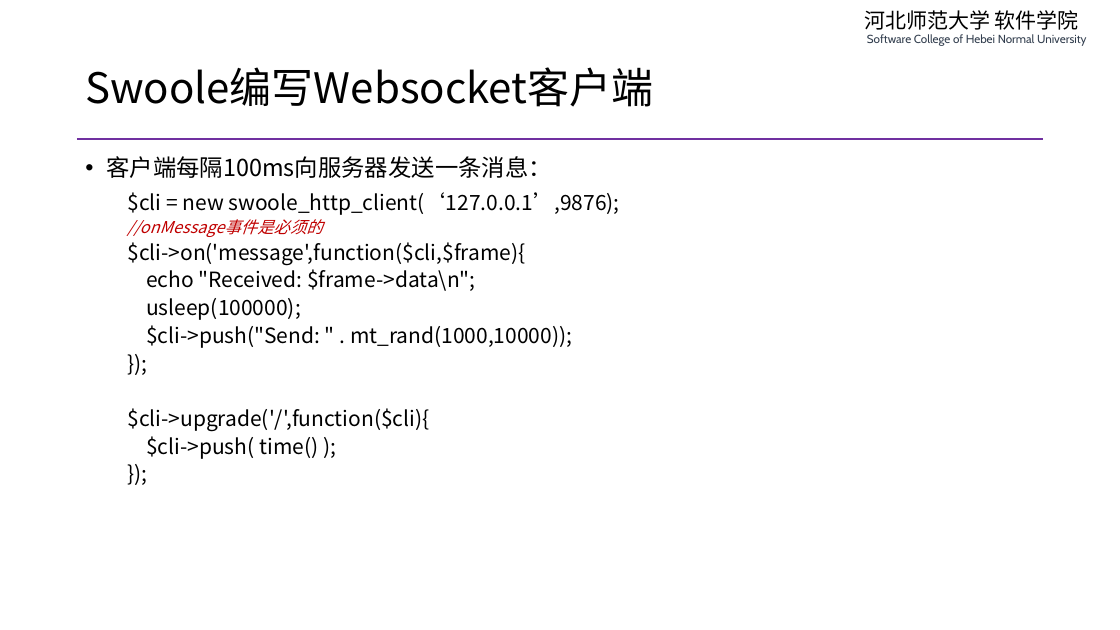
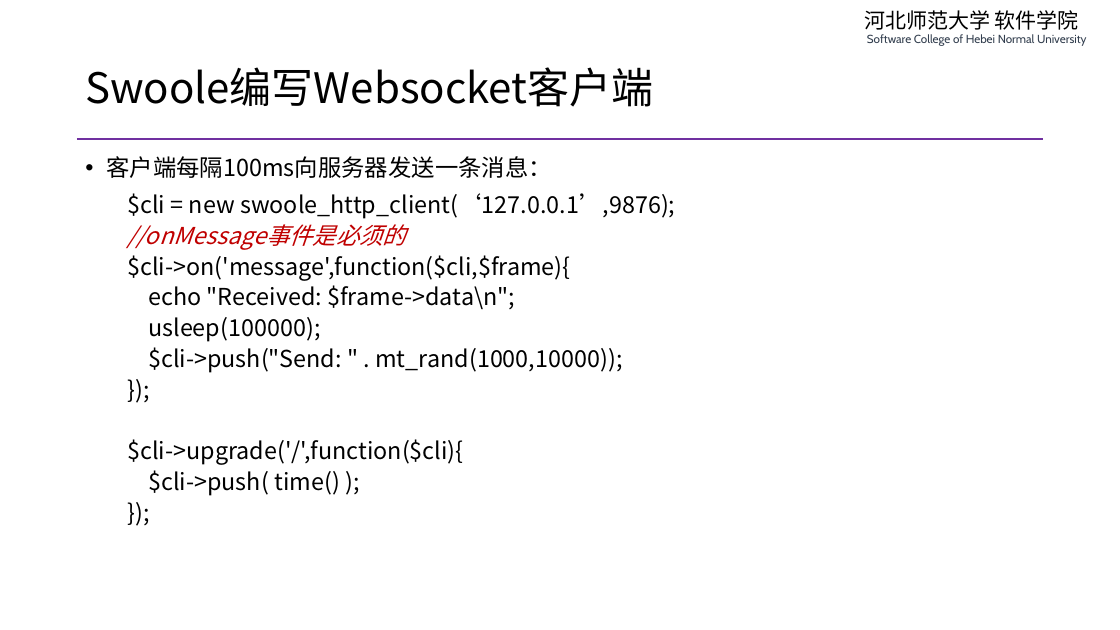
Before and after one commit to edu2act/course-php-serverside-development-on-linux, a slide deck: slide 11 of materials/slides/ch09-swoole-and-websocket.pptx. Drawn at 1120x630 pixels with LibreOffice and Linux fonts; fonts in the diff are those of the drawing. Boxes give left, top, right and bottom in pixels: in the first picture for what was removed or moved away, otherwise in the second. Text is boxed around its words. In the diff, an @@ line names an element or a change of style, - is before the commit and + after.

```diff
--- a/materials/slides/ch09-swoole-and-websocket.pptx
+++ b/materials/slides/ch09-swoole-and-websocket.pptx
@@ text at (x1=127, y1=193, x2=675, y2=496): size 18 to 20 pt in "$cli = new swoole_http_client(‘127.0.0.1’,9876); $cli->on('m ..."; size 14 to 20 pt in "//onMessage事件是必须的" @@
```
Also in this commit, not shown: 9 other slides changed, 5 other files.
